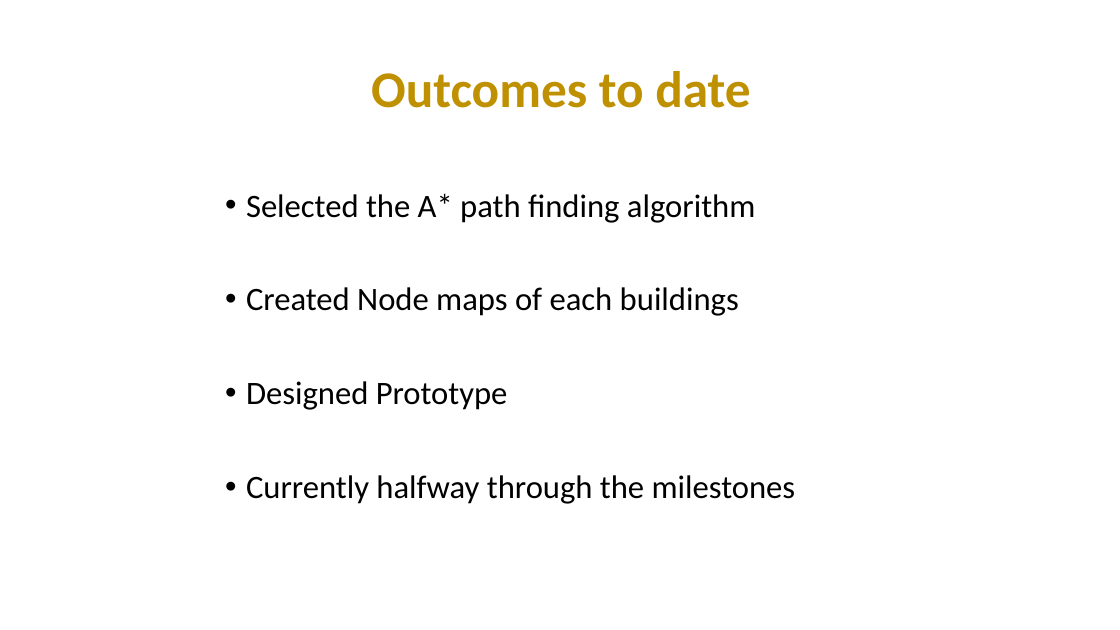
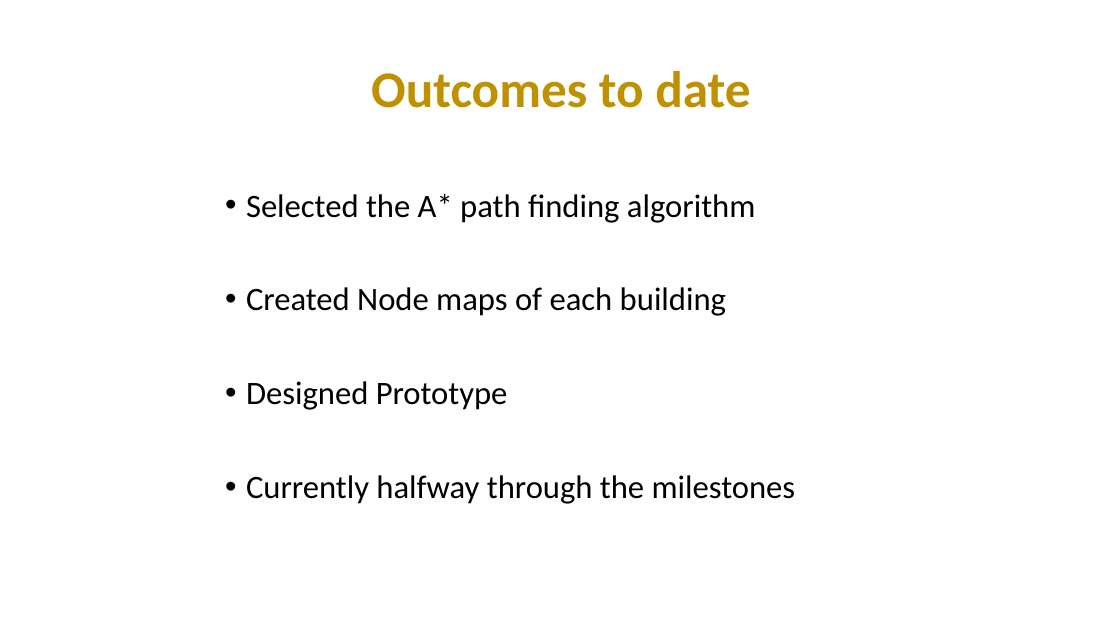
Before and after one commit to Group-MF/GSMap, a slide deck: slide 7 of Presentation/Group Presentation.pptx. Drawn at 1120x630 pixels with LibreOffice and Linux fonts; fonts in the diff are those of the drawing. Boxes give left, top, right and bottom in pixels: in the first picture for what was removed or moved away, otherwise in the second. Text is boxed around its words. In the diff, an @@ line names an element or a change of style, - is before the commit and + after.

Commit message:
Finished Presentation Slides
Please remember to update the IGLT building image

```diff
--- a/Presentation/Group Presentation.pptx
+++ b/Presentation/Group Presentation.pptx
@@ text at bbox=[246, 287, 726, 316]: text changed @@
-• Created Node maps of each buildings
+• Created Node maps of each building
```
Also in this commit, not shown: 6 other slides changed, 1 slide added, 1 slide removed, 1 other file.
